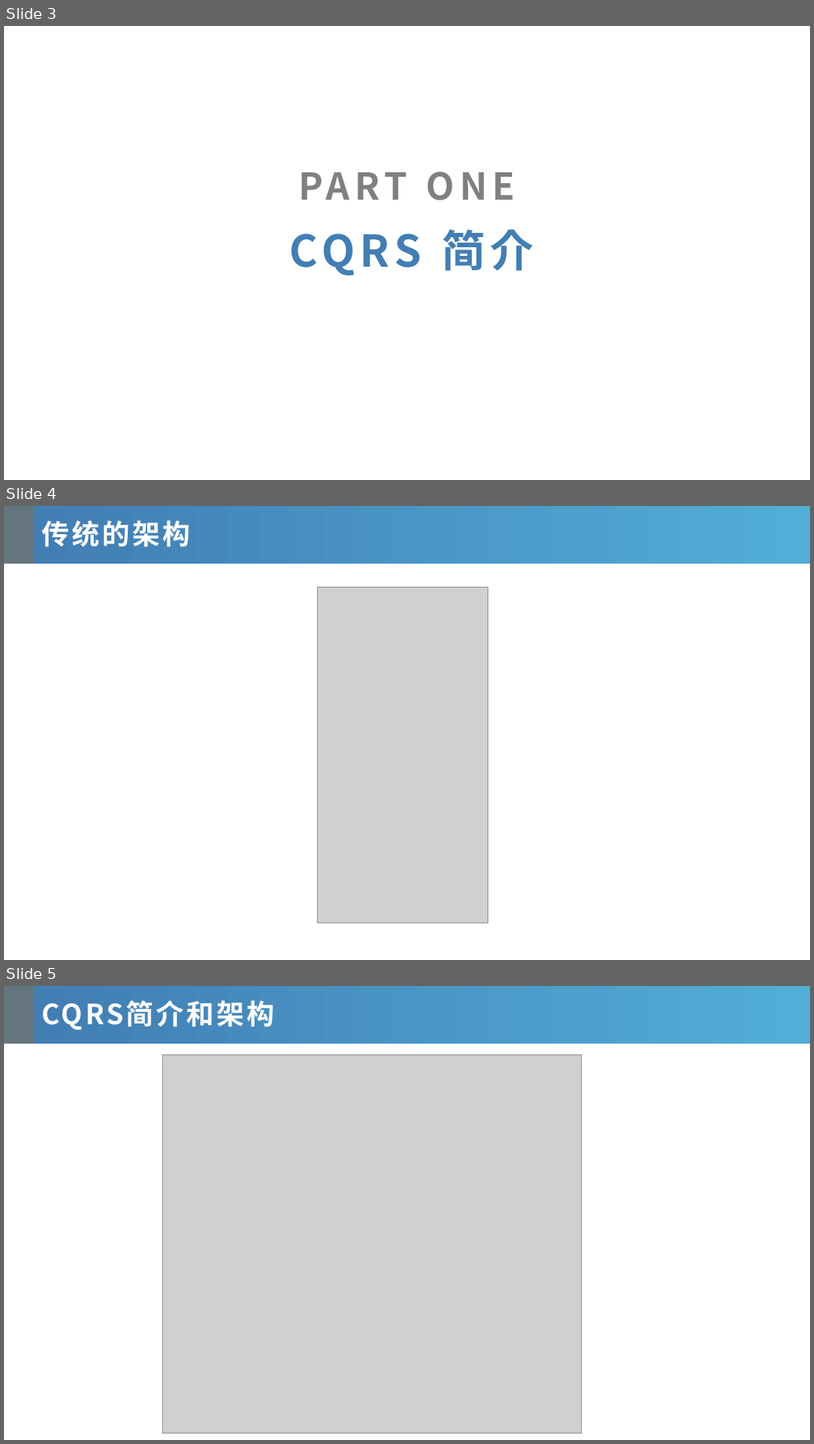
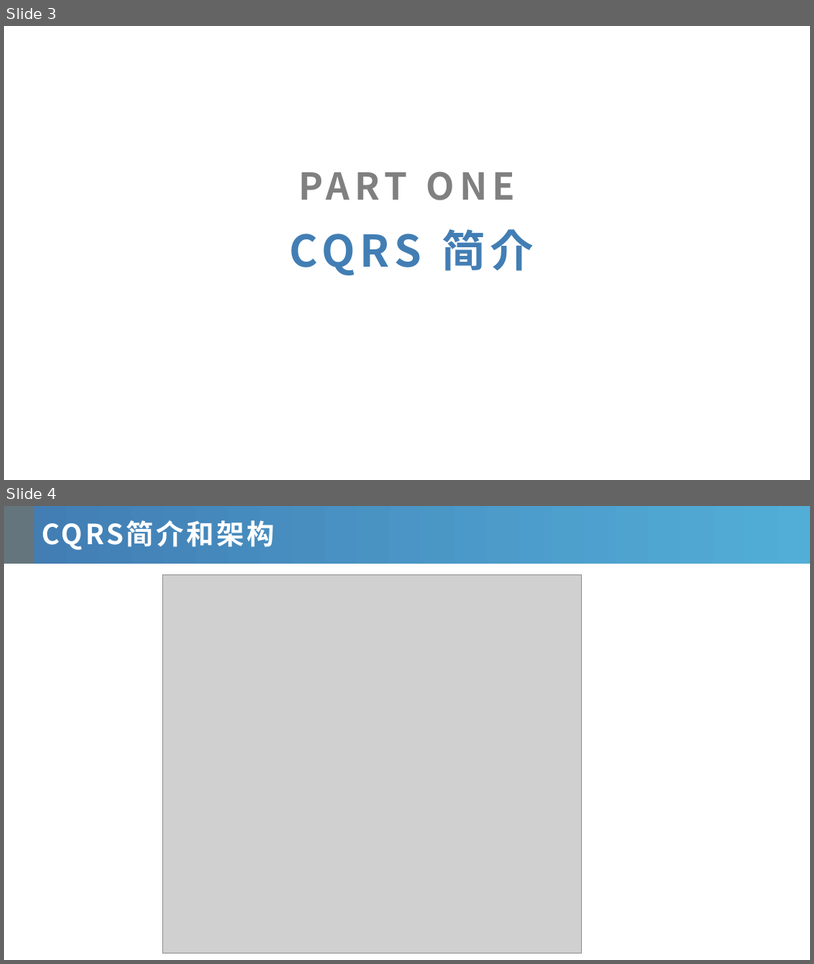
Before and after one commit to moutainhigh/event-cqrs-parent, a slide deck: doc/cqrs.pptx. Shown one above the other, each under a label of ours: slides 3, 4 and 5 before the commit, slides 3 and 4 after it. The pictures are 814x1444 and 814x964 pixels, drawn with LibreOffice and Linux fonts; fonts in the diff are those of the drawing; grey boxes stand for pictures; background and template pictures are left out. Boxes give left, top, right and bottom in pixels: in the first picture for what was removed or moved away, otherwise in the second. Text is boxed around its words. In the diff, an @@ line names an element or a change of style, - is before the commit and + after.

Commit message:
init the repo===9

```diff
--- a/doc/cqrs.pptx
+++ b/doc/cqrs.pptx
@@ slide 4 removed at [4, 506, 810, 960], background #FFFFFF @@
@@ rectangle removed at [4, 506, 34, 564] @@
@@ rectangle removed at [34, 506, 810, 564] @@
@@ text removed at [42, 520, 190, 547] @@
-  传统的架构
@@ picture removed at [317, 587, 489, 923] @@
@@ what was slide 5 is now slide 4 @@
```
